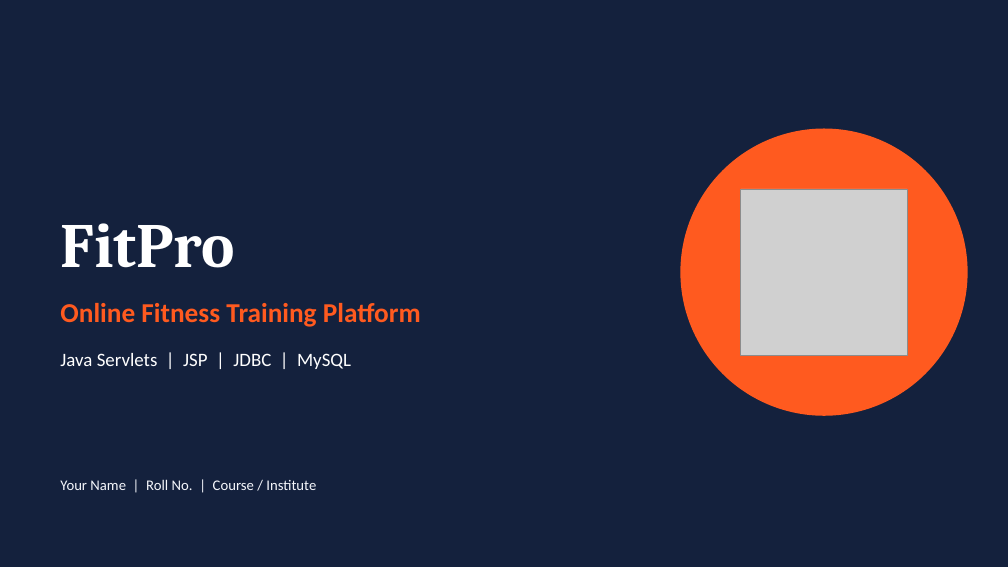
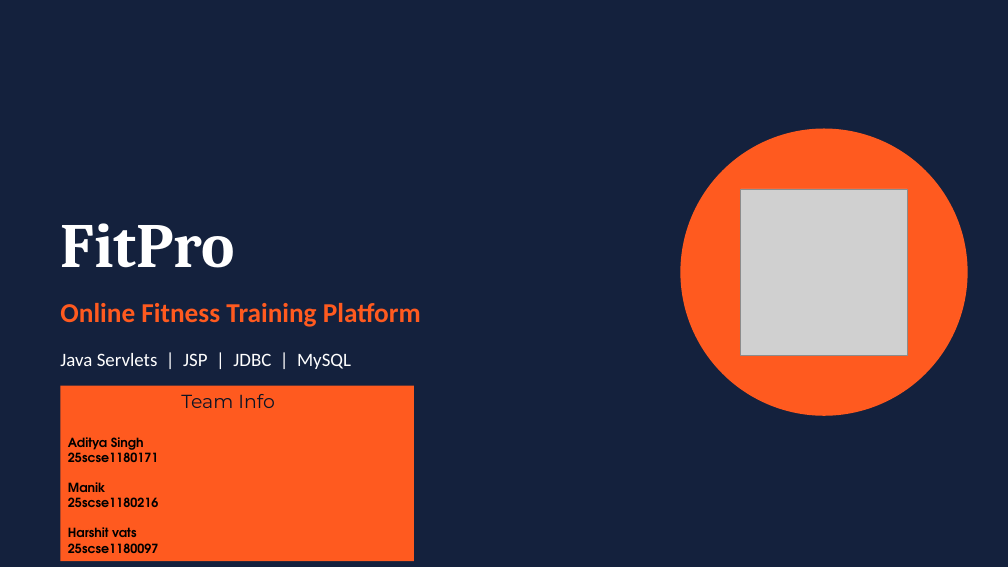
Before and after one commit to adiithakurr110/FitPro-Fitness-Platform, a slide deck: slide 1 of docs/FitPro_Presentation.pptx. Drawn at 1008x567 pixels with LibreOffice and Linux fonts; fonts in the diff are those of the drawing; grey boxes stand for pictures. Boxes give left, top, right and bottom in pixels: in the first picture for what was removed or moved away, otherwise in the second. Text is boxed around its words. In the diff, an @@ line names an element or a change of style, - is before the commit and + after.

```diff
--- a/docs/FitPro_Presentation.pptx
+++ b/docs/FitPro_Presentation.pptx
@@ rectangle added at (x1=60, y1=386, x2=414, y2=561), fill #FF5A1F, 12 pt, text #000000, bold @@
+      Team Info
+Aditya Singh
+25scse1180171
+Manik
+25scse1180216
+Harshit vats
+25scse1180097
@@ text removed at (x1=60, y1=479, x2=316, y2=490) @@
-Your Name | Roll No. | Course / Institute
```
Also in this commit, not shown: 3 other slides changed, 3 other files.
